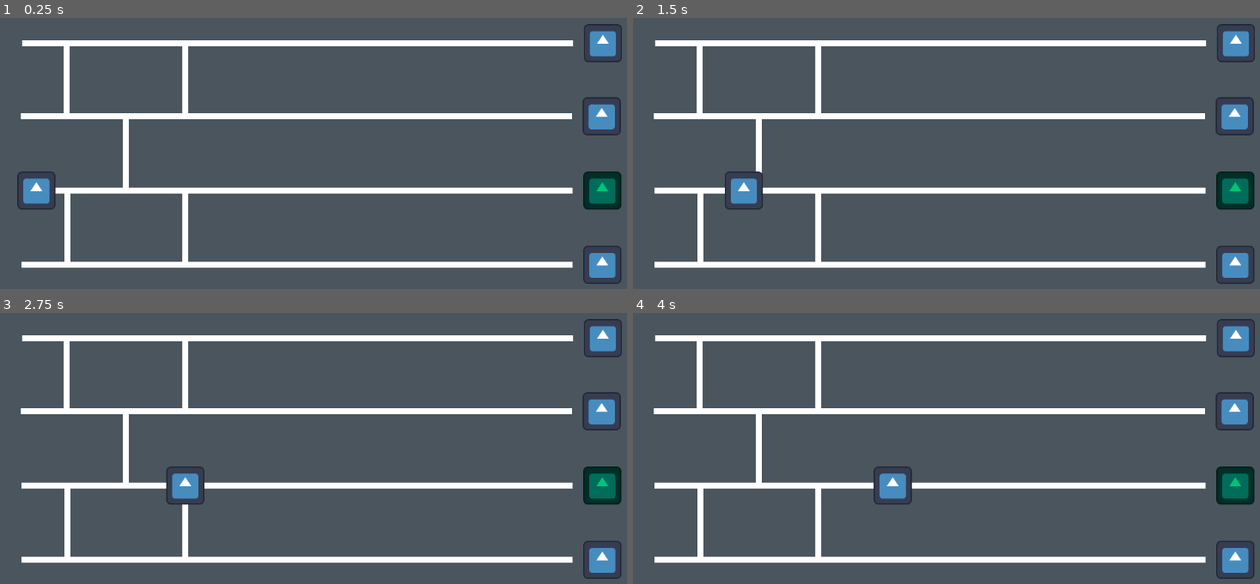
Above: before the commit, frames 1-4 (two rows, left to right).
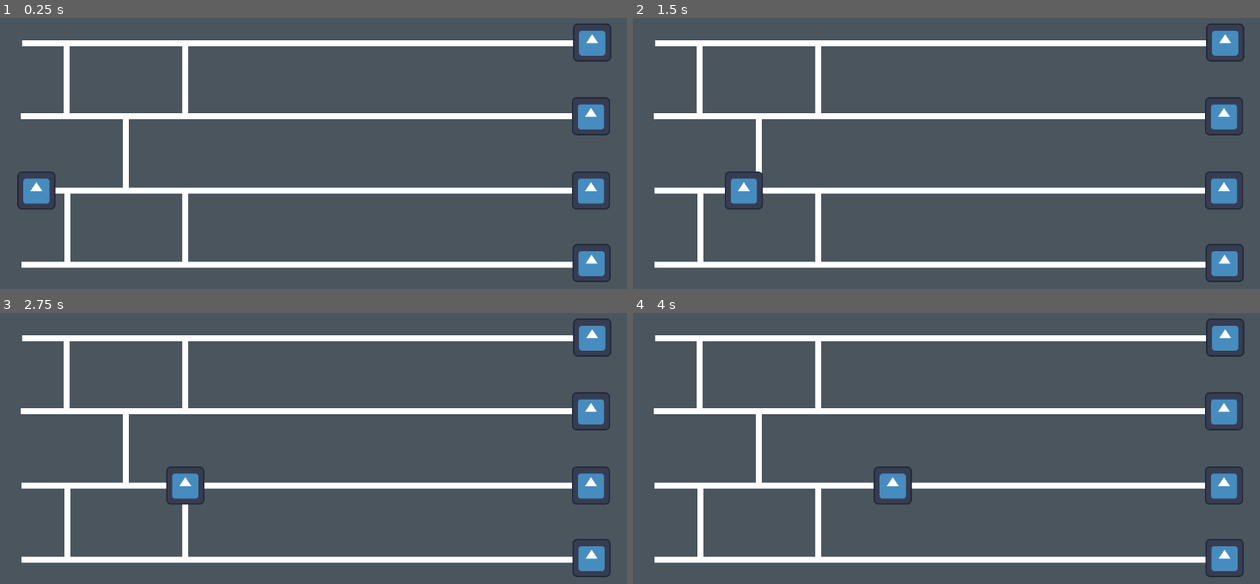
Above: after the commit, the same moments.

Repository: vescito/gae_void
Game: Godot game, scene res://main_scene.tscn
The game is run twice, just before and just after one commit, with the same random seed, the same clock (stepped at 60 frames per second) and the same inputs. The engine's default icon, where the game draws it, is replaced by a stand-in: a white triangle on a blue panel in a dark square.
Inputs (mouse positions are in pixels of both pictures, inside the frame that each line leads up to):
- Up to frame 1 (0.25 s): no input
- Up to frame 2 (1.5 s): move the mouse to (927, 42) at 0.52 s; click (927, 42) at 0.67 s; move the mouse to (927, 115) at 1.27 s; click (927, 115) at 1.42 s
- Up to frame 3 (2.75 s): move the mouse to (294, 486) at 2.02 s; click (294, 486) at 2.17 s
- Up to frame 4 (4 s): move the mouse to (921, 562) at 2.77 s; click (921, 562) at 2.92 s; move the mouse to (1159, 543) at 3.52 s; click (1159, 543) at 3.67 s

The runs differ from the first frame. In frame 1, 2.6% of the frame differs, in the area x 91-100%, y 1-99%; in frame 2, 2.6%; in frame 3, 2.6%; in frame 4, 2.6%.

Commit message:
small stuff

Diff:
--- a/Scripts/DrawLine.gd
+++ b/Scripts/DrawLine.gd
@@ -9,6 +9,7 @@
 var array2 = []
 var array3 = []
 
+var connectionPrefab = preload("res://crossing.tscn")
 
 func _input(event):
 
@@ -61,6 +62,12 @@
 
 	if intersects == false && (((currentArea == "Area2D_1" && previousArea == "Area2D_2")||(currentArea == "Area2D_2" && p …(273 unchanged characters)…
 		var new_line = Line2D.new()
+		#var connector1 = connectionPrefab.instance()
+		#connector1.position = from
+		#add_child(connector1)
+		#var connector2 = connectionPrefab.instance()
+		#connector2.position = to
+		#add_child(connector2)
 		new_line.points = [from, to]
 		add_child(new_line)
 		if previousArea == "Area2D_1" || currentArea == "Area2D_1":
--- a/Scripts/LineMovement.gd
+++ b/Scripts/LineMovement.gd
@@ -5,9 +5,13 @@
 var current_target_index = 1
 var on_line = true
 
+var moveForward : bool;
 
+var isFinished : bool
 
 func _ready():
+	moveForward = true
+	isFinished = false
 	new_line()
 
 
@@ -16,6 +20,8 @@
 		move_along_line(delta)
 
 func move_along_line(delta):
+
+
 	var line_points = current_line.points
 	var target = line_points[current_target_index]
 	var direction = (target - position).normalized()
@@ -28,7 +34,7 @@
 		if current_target_index < line_points.size() - 1:
 			current_target_index += 1
 		else:
-			on_line = false  #
+			on_line = false
 
 func new_line():
 	var lines = [
@@ -41,9 +47,17 @@
 	position = current_line.points[0]
 
 func change_line(line1, line2):
-	current_line = line2
-	position = current_line.points[0]
+	if current_line == line1:
+		current_line = line2
+	elif current_line == line2:
+		current_line = line1
 
 func _on_crossing_take_turn(l1, l2):
 	change_line(l1, l2)
 	pass # Replace with function body.
+
+
+func _on_finish_body_entered(body):
+	print("ROUND FINISHED")
+	isFinished = true
+	pass # Replace with function body.
--- /dev/null
+++ b/crossing.tscn
@@ -0,0 +1,14 @@
+[gd_scene load_steps=3 format=3 uid="uid://to82fsa6w1da"]
+
+[ext_resource type="Script" path="res://Scripts/Crossing.gd" id="1_6uqgp"]
+
+[sub_resource type="CircleShape2D" id="CircleShape2D_mfe7w"]
+
+[node name="Crossing" type="Area2D"]
+script = ExtResource("1_6uqgp")
+
+[node name="CollisionShape2D" type="CollisionShape2D" parent="."]
+position = Vector2(1, 0)
+shape = SubResource("CircleShape2D_mfe7w")
+
+[connection signal="body_entered" from="." to="." method="_on_crossing_body_entered"]
--- a/main_scene.tscn
+++ b/main_scene.tscn
@@ -6,6 +6,8 @@
 [ext_resource type="Script" path="res://Scripts/Crossing.gd" id="1_gxbo7"]
 
 [sub_resource type="CircleShape2D" id="CircleShape2D_mfe7w"]
+
+[sub_resource type="RectangleShape2D" id="RectangleShape2D_k68mm"]
 
 [sub_resource type="RectangleShape2D" id="RectangleShape2D_774y4"]
 size = Vector2(925, 20)
@@ -21,8 +23,8 @@
 [node name="Crossing" type="Area2D" parent="Main Lines" node_paths=PackedStringArray("line1", "line2")]
 position = Vector2(151, 75)
 script = ExtResource("1_gxbo7")
-line1 = NodePath("../Line2D_1")
-line2 = NodePath("../../Connectors/Area1/Line2D")
+line1 = NodePath("../../Connectors/Area1/Line2D")
+line2 = NodePath("../Line2D_1")
 
 [node name="CollisionShape2D" type="CollisionShape2D" parent="Main Lines/Crossing"]
 position = Vector2(1, 0)
@@ -43,8 +45,14 @@
 position = Vector2(1, 2)
 points = PackedVector2Array(75, 75, 1000, 75)
 
-[node name="Sprite2D" type="Sprite2D" parent="Main Lines/Line2D_1"]
-position = Vector2(1050, 75)
+[node name="Finish_1" type="Area2D" parent="Main Lines/Line2D_1"]
+position = Vector2(1032, 74)
+
+[node name="CollisionShape2D" type="CollisionShape2D" parent="Main Lines/Line2D_1/Finish_1"]
+scale = Vector2(3, 3)
+shape = SubResource("RectangleShape2D_k68mm")
+
+[node name="FinishSprite" type="Sprite2D" parent="Main Lines/Line2D_1/Finish_1"]
 scale = Vector2(0.5, 0.5)
 texture = ExtResource("1_0h7x3")
 
@@ -59,8 +67,14 @@
 position = Vector2(-1, 0)
 points = PackedVector2Array(75, 200, 1000, 200)
 
-[node name="Sprite2D2" type="Sprite2D" parent="Main Lines/Line2D_2"]
-position = Vector2(1050, 200)
+[node name="Finish_2" type="Area2D" parent="Main Lines/Line2D_2"]
+position = Vector2(1032, 200)
+
+[node name="CollisionShape2D" type="CollisionShape2D" parent="Main Lines/Line2D_2/Finish_2"]
+scale = Vector2(3, 3)
+shape = SubResource("RectangleShape2D_k68mm")
+
+[node name="FinishSprite" type="Sprite2D" parent="Main Lines/Line2D_2/Finish_2"]
 scale = Vector2(0.5, 0.5)
 texture = ExtResource("1_0h7x3")
 
@@ -75,9 +89,14 @@
 unique_name_in_owner = true
 points = PackedVector2Array(75, 325, 1000, 325)
 
-[node name="Sprite2D3" type="Sprite2D" parent="Main Lines/Line2D_3"]
-modulate = Color(0, 0.768627, 0.47451, 1)
-position = Vector2(1050, 325)
+[node name="Finish_3" type="Area2D" parent="Main Lines/Line2D_3"]
+position = Vector2(1031, 325)
+
+[node name="CollisionShape2D" type="CollisionShape2D" parent="Main Lines/Line2D_3/Finish_3"]
+scale = Vector2(3, 3)
+shape = SubResource("RectangleShape2D_k68mm")
+
+[node name="FinishSprite" type="Sprite2D" parent="Main Lines/Line2D_3/Finish_3"]
 scale = Vector2(0.5, 0.5)
 texture = ExtResource("1_0h7x3")
 
@@ -92,8 +111,14 @@
 unique_name_in_owner = true
 points = PackedVector2Array(75, 450, 1000, 450)
 
-[node name="Sprite2D4" type="Sprite2D" parent="Main Lines/Line2D_4"]
-position = Vector2(1050, 450)
+[node name="Finish_4" type="Area2D" parent="Main Lines/Line2D_4"]
+position = Vector2(1032, 447)
+
+[node name="CollisionShape2D" type="CollisionShape2D" parent="Main Lines/Line2D_4/Finish_4"]
+scale = Vector2(3, 3)
+shape = SubResource("RectangleShape2D_k68mm")
+
+[node name="FinishSprite" type="Sprite2D" parent="Main Lines/Line2D_4/Finish_4"]
 scale = Vector2(0.5, 0.5)
 texture = ExtResource("1_0h7x3")
 
@@ -149,9 +174,15 @@
 [connection signal="takeTurn" from="Main Lines/Crossing" to="CharacterBody2D" method="_on_crossing_take_turn"]
 [connection signal="body_entered" from="Main Lines/Crossing2" to="Main Lines/Crossing2" method="_on_crossing_body_entered"]
 [connection signal="takeTurn" from="Main Lines/Crossing2" to="CharacterBody2D" method="_on_crossing_take_turn"]
+[connection signal="body_entered" from="Main Lines/Line2D_1/Finish_1" to="CharacterBody2D" method="_on_finish_body_entered"]
 [connection signal="mouse_entered" from="Main Lines/Line2D_1/Area2D_1" to="." method="_on_area_2d_1_mouse_entered" binds= ["Area2D_1"]]
 [connection signal="mouse_exited" from="Main Lines/Line2D_1/Area2D_1" to="." method="_on_area_2d_1_mouse_exited" binds= ["Area2D_1"]]
+[connection signal="body_entered" from="Main Lines/Line2D_2/Finish_2" to="CharacterBody2D" method="_on_finish_body_entered"]
 [connection signal="mouse_entered" from="Main Lines/Line2D_2/Area2D_2" to="." method="_on_area_2d_1_mouse_entered" binds= ["Area2D_2"]]
 [connection signal="mouse_exited" from="Main Lines/Line2D_2/Area2D_2" to="." method="_on_area_2d_1_mouse_exited" binds= ["Area2D_2"]]
+[connection signal="body_entered" from="Main Lines/Line2D_3/Finish_3" to="CharacterBody2D" method="_on_finish_body_entered"]
 [connection signal="mouse_entered" from="Main Lines/Line2D_3/Area2D_3" to="." method="_on_area_2d_1_mouse_entered" binds= ["Area2D_3"]]
 [connection signal="mouse_exited" from="Main Lines/Line2D_3/Area2D_3" to="." method="_on_area_2d_1_mouse_exited" binds= ["Area2D_3"]]
+[connection signal="body_entered" from="Main Lines/Line2D_4/Finish_4" to="CharacterBody2D" method="_on_finish_body_entered"]
+[connection signal="mouse_entered" from="Main Lines/Line2D_4/Area2D_4" to="." method="_on_area_2d_1_mouse_entered" binds= ["Area2D_4"]]
+[connection signal="mouse_exited" from="Main Lines/Line2D_4/Area2D_4" to="." method="_on_area_2d_1_mouse_exited" binds= ["Area2D_4"]]
Not shown: 1 places in main_scene.tscn that only renumber resources
